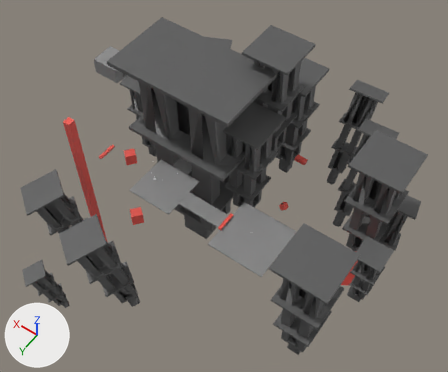
The Blender file Resources/levels/editor.blend as it was, and as the next commit left it.
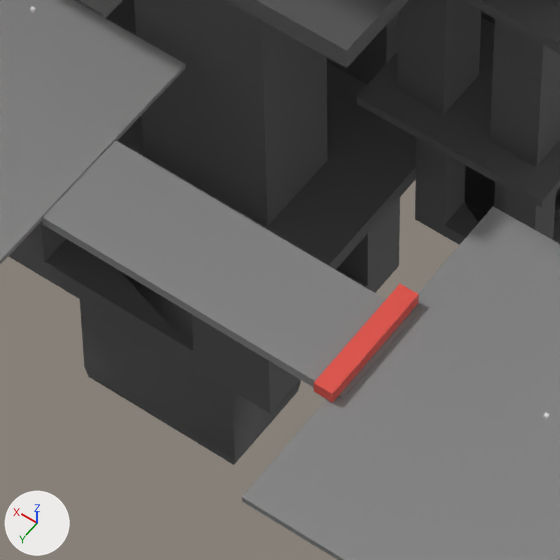
There are two pictures of each version: one whole from a 50 mm lens placed at (-1306.0, 1371.0, 1783.0), pointed at (-485.0, 222.0, -23.0), one close up on the part from 39% to 57% of the width and 46% to 68% of the height. The lights are fixed; the arrows at lower left show +X, +Y and +Z.
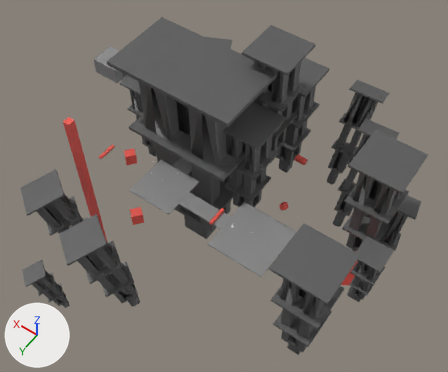
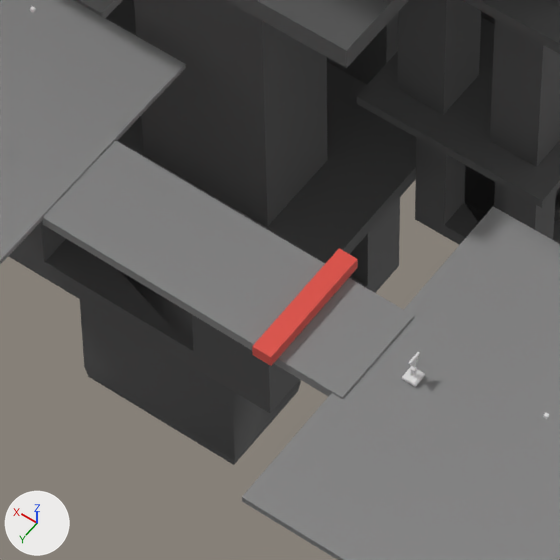
Changed parts and their boxes (x1, y1, x2, y2) in the close-ups (560 x 560 px):
'Cube', moved: before (314, 284, 419, 403); after (252, 248, 358, 366)
'Cube.033', moved (not visible before): after (402, 352, 425, 387)

What changed in the scene script:
```text
Change ob_cube:
    ob_cube.location: (-593.8, 362.8, 3.2) -> (-555.7, 362.8, 3.2)
Change ob_cube_033:
    ob_cube_033.location: (-270.5, 357.6, 0.0) -> (-623.6, 364.1, 0.0)
```
